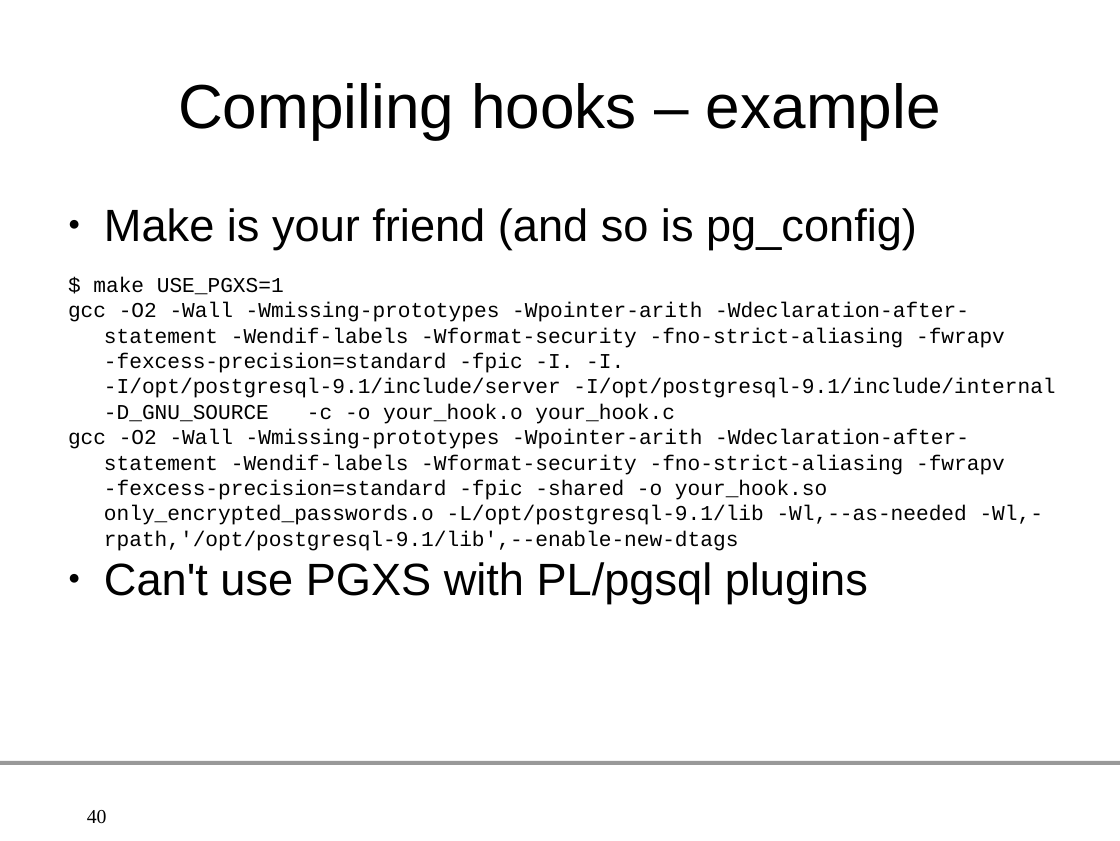
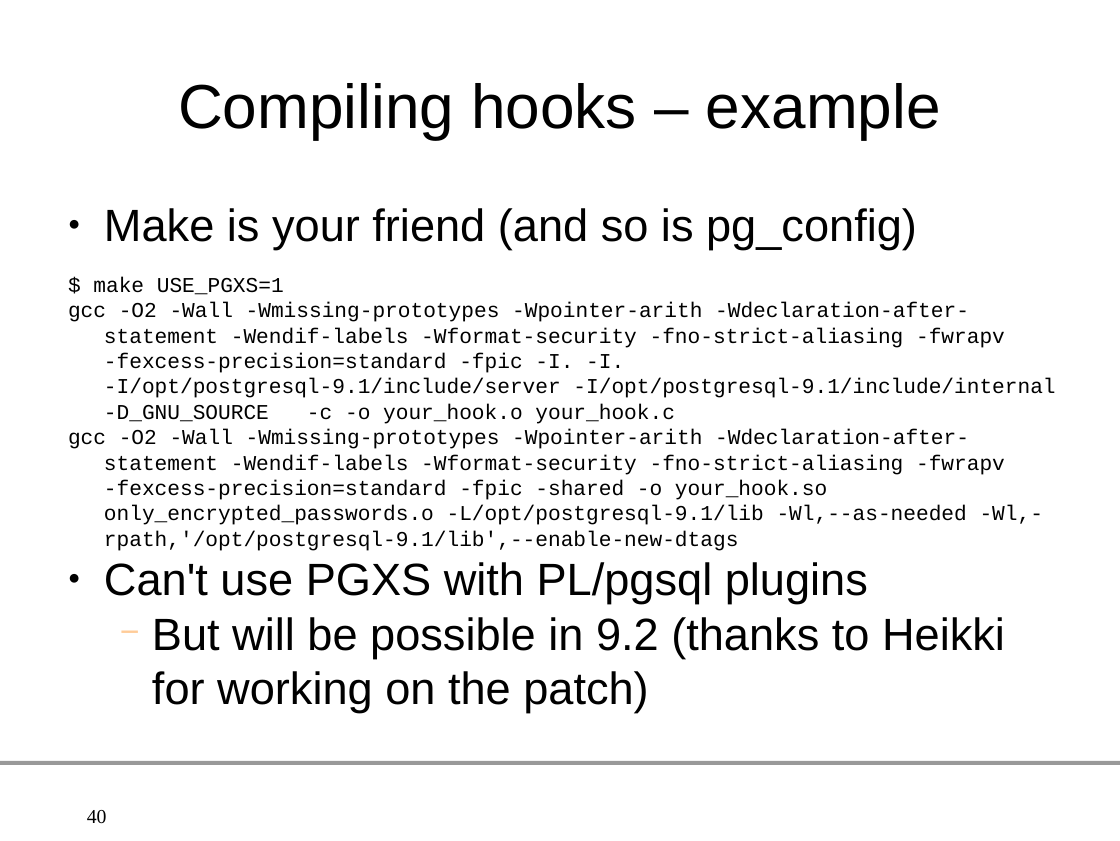
Before and after one commit to gleu/Hooks-in-PostgreSQL, a slide deck: slide 40 of hooks_in_postgresql.odp. Drawn at 1120x841 pixels with LibreOffice and Linux fonts; fonts in the diff are those of the drawing; background and template pictures are left out. Boxes give left, top, right and bottom in pixels: in the first picture for what was removed or moved away, otherwise in the second. Text is boxed around its words. In the diff, an @@ line names an element or a change of style, - is before the commit and + after.

```diff
--- a/hooks_in_postgresql.odp
+++ b/hooks_in_postgresql.odp
@@ text at (152, 617, 1005, 712): paragraph added @@
+  − But will be possible in 9.2 (thanks to Heikki for working on the patch)
```
Also in this commit, not shown: 4 other slides changed, 1 slide added.
